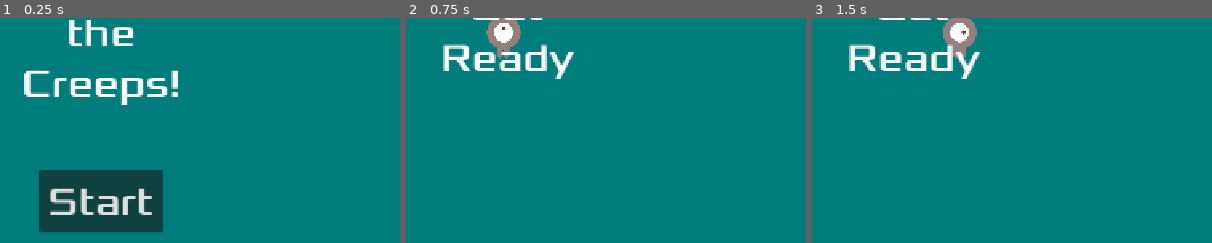
Above: before the commit, frames 1-3 (left to right).
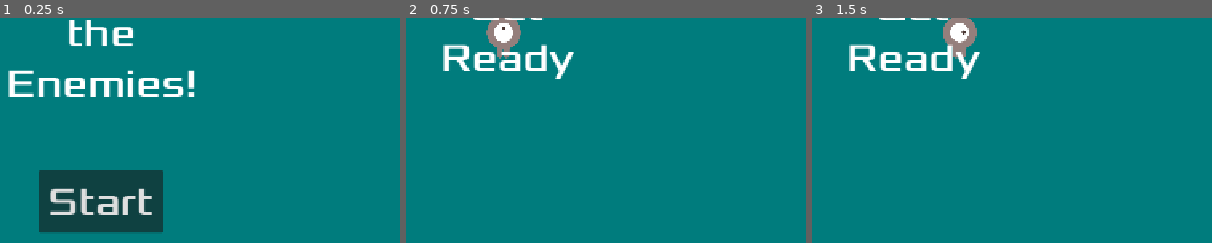
Above: after the commit, the same moments.

Repository: N1x1a/first-game
Game: Godot game, scene res://main.tscn
Same seed, same stepped clock (60 frames per second), same inputs: the game is played once before the commit and once after it.
Inputs:
- Up to frame 1 (0.25 s): no input
- Up to frame 2 (0.75 s): click "Start" at 0.5 s
- Up to frame 3 (1.5 s): tap Enter at 1.25 s; hold D (move_right) from 1.28 s (still down)
The pictures show only the part of the screen within x 37-87%, y 47-97%; the shares and areas given below are measured in that part.

The runs differ from the first frame. In frame 1, 3.0% of the frame differs, in the area x 2-49%, y 23-39%; in frame 2, nothing differs; in frame 3, nothing differs.

Commit message:
Changed HUD message

Diff:
--- a/hud.gd
+++ b/hud.gd
@@ -13,7 +13,7 @@
 	# Wait until the MessageTimer has counted down.
 	await $MessageTimer.timeout
 
-	$Message.text = "Dodge the Creeps!"
+	$Message.text = "Dodge the Enemies!"
 	$Message.show()
 	# Make a one-shot timer and wait for it to finish.
 	await get_tree().create_timer(1.0).timeout
--- a/hud.tscn
+++ b/hud.tscn
@@ -1,12 +1,12 @@
-[gd_scene load_steps=3 format=3 uid="uid://bkn80rnknirpp"]
+[gd_scene format=3 uid="uid://bkn80rnknirpp"]
 
 [ext_resource type="Script" uid="uid://c0ula31h80atp" path="res://hud.gd" id="1_64ctp"]
 [ext_resource type="FontFile" uid="uid://cwerp3u5o5liy" path="res://fonts/Xolonium-Regular.ttf" id="2_8sq4i"]
 
-[node name="HUD" type="CanvasLayer"]
+[node name="HUD" type="CanvasLayer" unique_id=139841777]
 script = ExtResource("1_64ctp")
 
-[node name="ScoreLabel" type="Label" parent="."]
+[node name="ScoreLabel" type="Label" parent="." unique_id=1959210580]
 anchors_preset = 10
 anchor_right = 1.0
 offset_bottom = 78.0
@@ -18,7 +18,7 @@
 horizontal_alignment = 1
 vertical_alignment = 1
 
-[node name="Message" type="Label" parent="."]
+[node name="Message" type="Label" parent="." unique_id=894820850]
 anchors_preset = 8
 anchor_left = 0.5
 anchor_top = 0.5
@@ -32,12 +32,12 @@
 grow_vertical = 2
 theme_override_fonts/font = ExtResource("2_8sq4i")
 theme_override_font_sizes/font_size = 64
-text = "Dodge the Creeps!"
+text = "Dodge the Enemies!"
 horizontal_alignment = 1
 vertical_alignment = 1
 autowrap_mode = 2
 
-[node name="StartButton" type="Button" parent="."]
+[node name="StartButton" type="Button" parent="." unique_id=296871587]
 anchors_preset = -1
 anchor_left = 0.5
 anchor_top = 0.80600005
@@ -53,7 +53,7 @@
 theme_override_font_sizes/font_size = 64
 text = "Start"
 
-[node name="MessageTimer" type="Timer" parent="."]
+[node name="MessageTimer" type="Timer" parent="." unique_id=62123109]
 wait_time = 2.0
 one_shot = true
 
--- a/main.tscn
+++ b/main.tscn
@@ -11,11 +11,11 @@
 }
 point_count = 5
 
-[node name="Main" type="Node"]
+[node name="Main" type="Node" unique_id=944453335]
 script = ExtResource("1_0xm2m")
 mob_scene = ExtResource("2_h2yge")
 
-[node name="ColorRect" type="ColorRect" parent="."]
+[node name="ColorRect" type="ColorRect" parent="." unique_id=471384776]
 anchors_preset = 15
 anchor_right = 1.0
 anchor_bottom = 1.0
@@ -23,29 +23,29 @@
 grow_vertical = 2
 color = Color(0, 0.48626554, 0.4918276, 1)
 
-[node name="Player" parent="." instance=ExtResource("1_ig7tw")]
+[node name="Player" parent="." unique_id=1346960511 instance=ExtResource("1_ig7tw")]
 position = Vector2(632, 372)
 
-[node name="MobTimer" type="Timer" parent="."]
+[node name="MobTimer" type="Timer" parent="." unique_id=204193429]
 wait_time = 0.5
 
-[node name="ScoreTimer" type="Timer" parent="."]
+[node name="ScoreTimer" type="Timer" parent="." unique_id=1534134258]
 
-[node name="StartTimer" type="Timer" parent="."]
+[node name="StartTimer" type="Timer" parent="." unique_id=436524939]
 wait_time = 2.0
 one_shot = true
 
-[node name="StartPosition" type="Marker2D" parent="."]
+[node name="StartPosition" type="Marker2D" parent="." unique_id=203552596]
 position = Vector2(635, 366)
 
-[node name="HUD" parent="." instance=ExtResource("4_1bvp3")]
+[node name="HUD" parent="." unique_id=728832040 instance=ExtResource("4_1bvp3")]
 
-[node name="MobPath" type="Path2D" parent="."]
+[node name="MobPath" type="Path2D" parent="." unique_id=1546375999]
 curve = SubResource("Curve2D_1bvp3")
 
-[node name="MobSpawnLocation" type="PathFollow2D" parent="MobPath"]
+[node name="MobSpawnLocation" type="PathFollow2D" parent="MobPath" unique_id=1609345985]
 position = Vector2(-1, -1)
-rotation = 0.002345578
+rotation = 0.0023455783
 
 [connection signal="hit" from="Player" to="." method="game_over"]
 [connection signal="timeout" from="MobTimer" to="." method="_on_mob_timer_timeout"]
--- a/project.godot
+++ b/project.godot
@@ -8,11 +8,15 @@
 
 config_version=5
 
+[animation]
+
+compatibility/default_parent_skeleton_in_mesh_instance_3d=true
+
 [application]
 
 config/name="First Game"
 run/main_scene="uid://bb3u7mm35n1ae"
-config/features=PackedStringArray("4.5", "Forward Plus")
+config/features=PackedStringArray("4.7", "Forward Plus")
 config/icon="res://icon.svg"
 
 [display]
@@ -20,6 +24,10 @@
 window/size/viewport_width=1280
 window/size/viewport_height=720
 window/stretch/mode="canvas_items"
+
+[dotnet]
+
+project/assembly_name="First Game"
 
 [input]
 
Not shown: 1 places in main.tscn that only renumber resources
